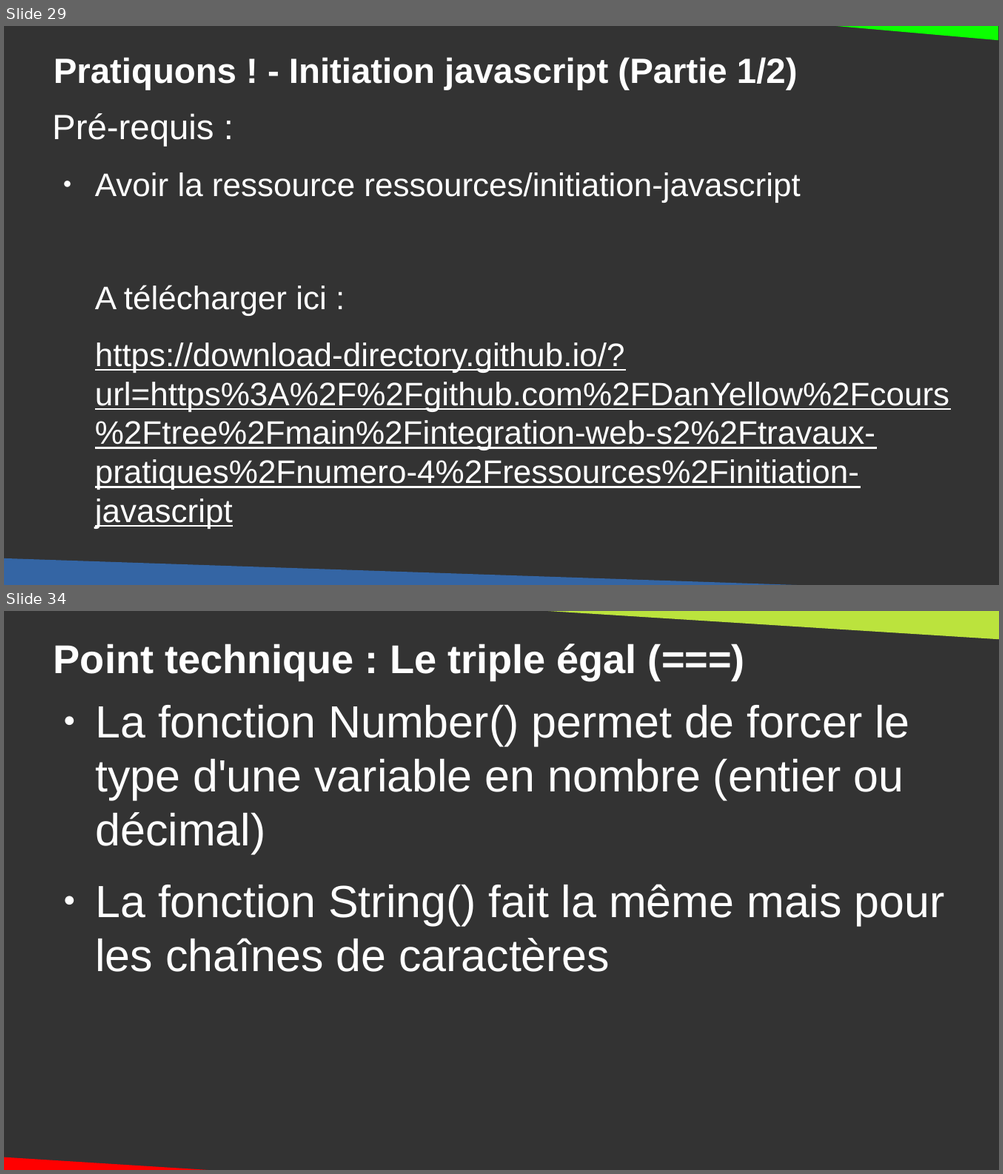
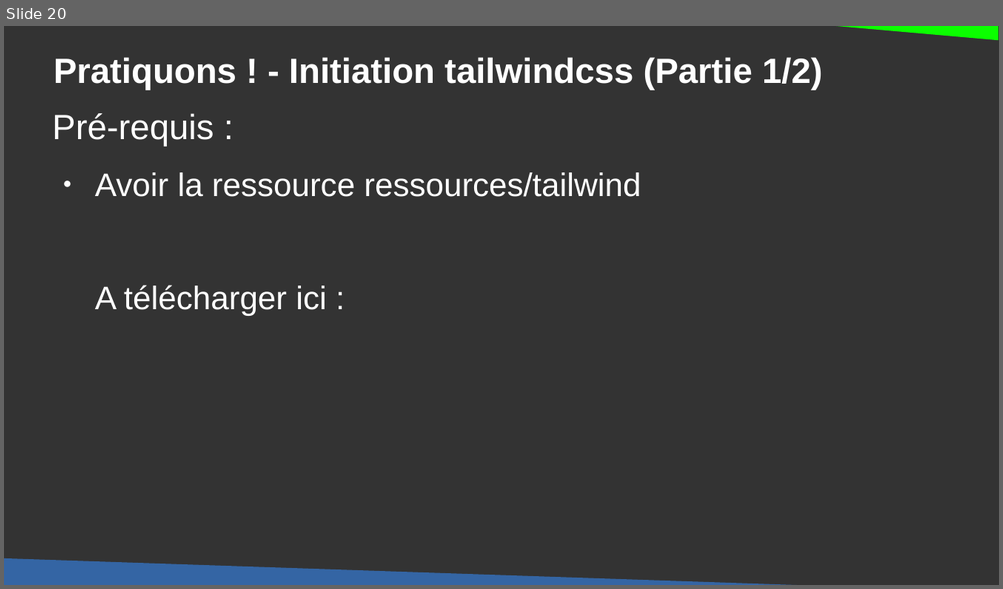
Before and after one commit to DanYellow/cours, a slide deck: integration-web-s2/travaux-pratiques/numero-5/presentation.odp. Shown one above the other, each under a label of ours: slides 29 and 34 before the commit, slide 20 after it; the slides between them are not shown. The pictures are 1003x1174 and 1003x589 pixels, drawn with LibreOffice and Linux fonts; fonts in the diff are those of the drawing. Boxes give left, top, right and bottom in pixels: in the first picture for what was removed or moved away, otherwise in the second. Text is boxed around its words. In the diff, an @@ line names an element or a change of style, - is before the commit and + after.

Commit message:
Add TP for tailwindcss

```diff
--- a/integration-web-s2/travaux-pratiques/numero-5/presentation.odp
+++ b/integration-web-s2/travaux-pratiques/numero-5/presentation.odp
@@ slide 34 removed at [4, 611, 999, 1170], background #333333 @@
@@ right triangle removed at [485, 611, 999, 640] @@
@@ title removed at [54, 644, 637, 680] @@
-Point technique : Le triple égal (===)
@@ text removed at [95, 705, 945, 972] @@
-● La fonction Number() permet de forcer le type d'une variable en nombre (entier ou décimal)
-● La fonction String() fait la même mais pour les chaînes de caractères
@@ right triangle removed at [4, 1144, 299, 1170] @@
@@ what was slide 29 is now slide 20 @@
@@ slide 20 changed as well @@
@@ title at [54, 57, 822, 90]: text changed @@
-Pratiquons ! - Initiation javascript (Partie 1/2)
+Pratiquons ! - Initiation tailwindcss (Partie 1/2)
@@ text at [95, 173, 640, 197]: text changed @@
-● Avoir la ressource ressources/initiation-javascript
+● Avoir la ressource ressources/tailwind
@@ text at [95, 343, 949, 529]: paragraph removed @@
-https://download-directory.github.io/?url=https%3A%2F%2Fgithub.com%2FDanYellow%2Fcours%2Ftree%2Fmain%2Fintegration-web-s2%2Ftravaux-pratiques%2Fnumero-4%2Fressources%2Finitiation-javascript
```
Also in this commit, not shown: 2 other slides changed, 8 slides added, 58 other slides removed, 16 other files.
